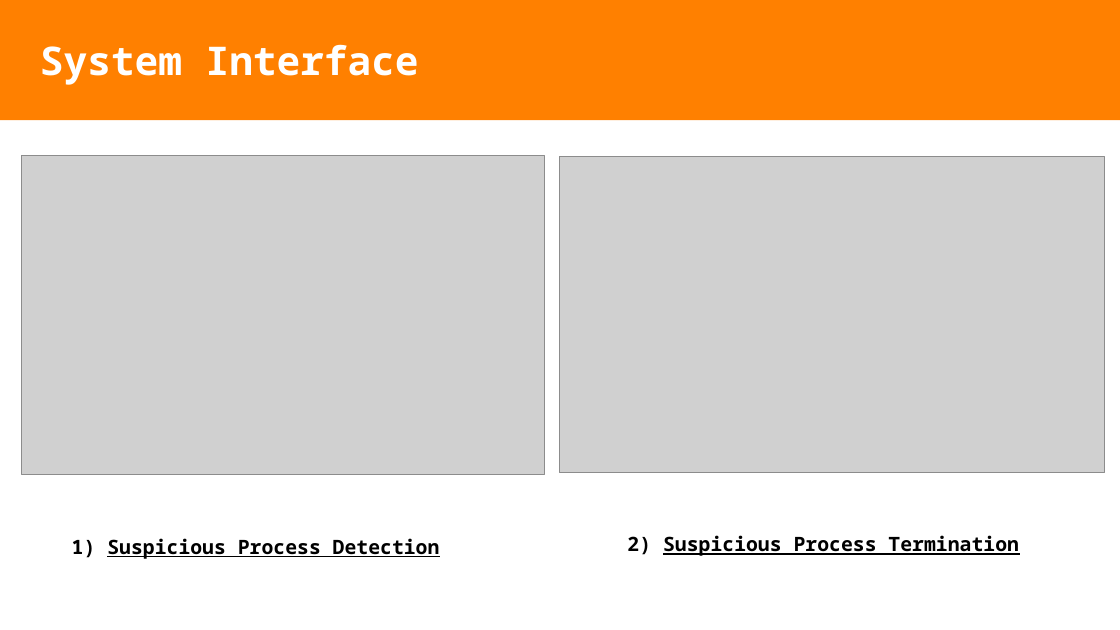
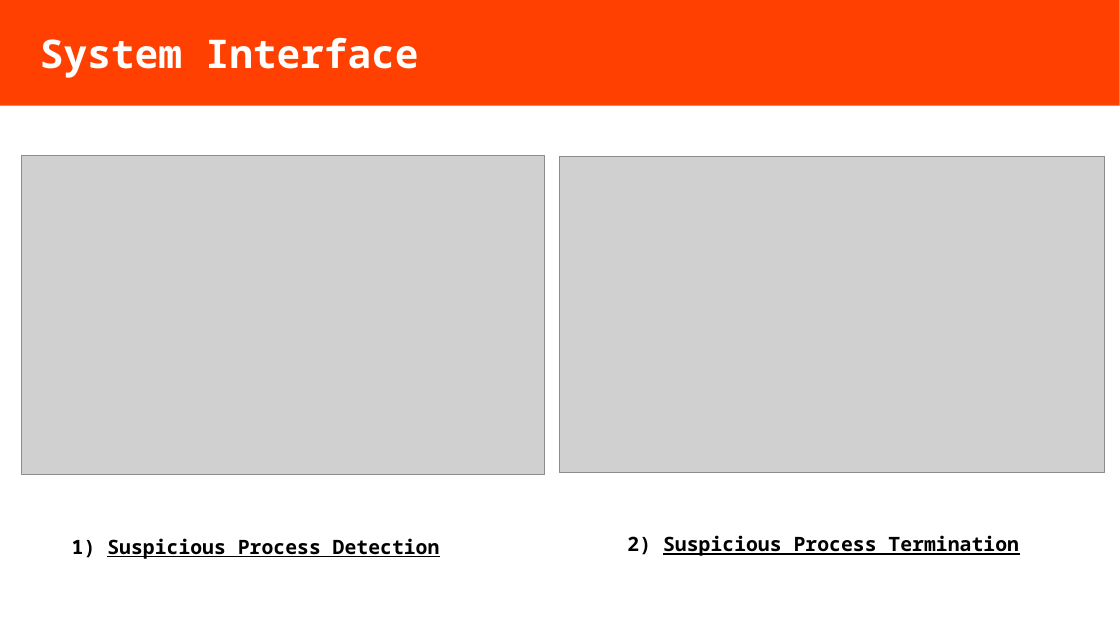
Before and after one commit to bit-web24/keylogger-detection-system, a slide deck: slide 7 of docs/presentation.odp (slide 6 before the commit). Drawn at 1120x630 pixels with LibreOffice and Linux fonts; fonts in the diff are those of the drawing; grey boxes stand for pictures. Boxes give left, top, right and bottom in pixels: in the first picture for what was removed or moved away, otherwise in the second. Text is boxed around its words. In the diff, an @@ line names an element or a change of style, - is before the commit and + after.

```diff
--- a/docs/presentation.odp
+++ b/docs/presentation.odp
@@ title "System Interface": place and size @@
-title "System Interface" at [0, 0, 1120, 120]
+title "System Interface" at [0, 0, 1120, 106]
@@ title "System Interface" at [0, 0, 1120, 106]: fill #FF8000 to #FF4000 @@
```
Also in this commit, not shown: 6 other slides changed, 3 slides added, 1 slide removed.
